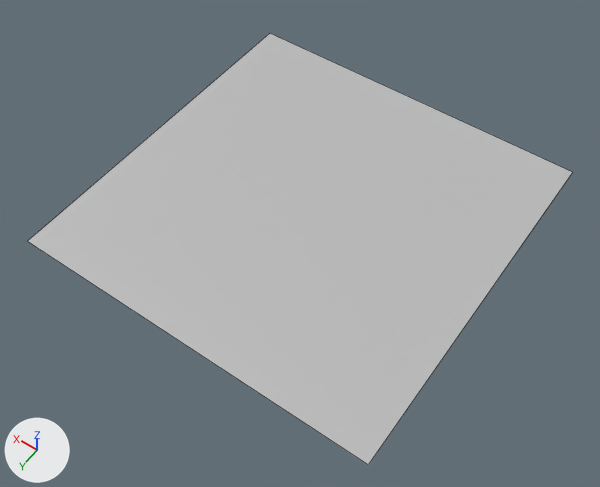
The FBX model Assets/Meshes/Q1.fbx as it was, and as the next commit left it.
Camera for both pictures: a 50 mm camera at (-14.31, 9.15, 12.95) aimed at (-8.56, 1.1, 0.3). The axes (+X, +Y, +Z) are drawn at lower left. The lights are the same throughout. Mesh edges are drawn as thin lines. Where no turn or scale is listed for an object, it has been applied to the vertices.

In view in the first picture: 'Floor1'.
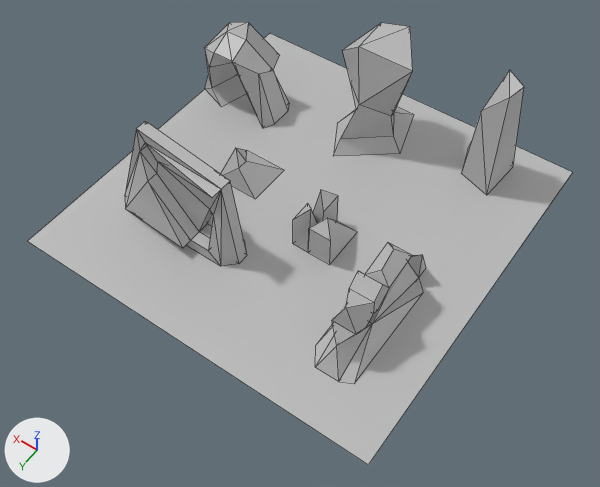
Pixel boxes (x1, y1, x2, y2) of what changed, in the pictures (600 x 487 px):
'obj1_col33_02', added: after (125, 121, 247, 266)
'obj2_col32_02', added: after (315, 243, 426, 384)
'obj5_col23_03', added: after (334, 23, 414, 156)
'obj4_col23_02', added: after (204, 22, 289, 128)
'obj6_13_02', added: after (461, 70, 524, 195)
'obj3_col11_02', added: after (293, 190, 357, 264)
'obj7_11_02', added: after (220, 148, 284, 199)

The change, as a list of edits to the scene's bpy script:
```text
Add me_mesh_007:
    me_mesh_007.from_pydata(...)  # 36 vertices, 45 faces; spans x -0.5..0.5, y -1.52..1.52, z 0.0..1.5
    me_mesh_007.materials.append(mat_lambert1)  # grey #bcbcbc
Add me_mesh_002:
    me_mesh_002.from_pydata(...)  # 19 vertices, 23 faces; spans x -0.81..0.81, y -1.06..1.06, z 0.0..2.45
    me_mesh_002.materials.append(mat_lambert1)  # grey #bcbcbc
Add me_mesh_006:
    me_mesh_006.from_pydata(...)  # 17 vertices, 18 faces; spans x -0.438..0.438, y -0.5..0.5, z 0.0..1.0
    me_mesh_006.materials.append(mat_lambert1)  # grey #bcbcbc
Add me_mesh_003:
    me_mesh_003.from_pydata(...)  # 32 vertices, 42 faces; spans x -1.0..1.0, y -0.5..0.5, z 0.0..2.0
    me_mesh_003.materials.append(mat_lambert1)  # grey #bcbcbc
Add me_mesh_005:
    me_mesh_005.from_pydata(...)  # 37 vertices, 55 faces; spans x -1.5..1.5, y -0.5..0.5, z 0.0..2.38
    me_mesh_005.materials.append(mat_lambert1)  # grey #bcbcbc
Add me_mesh_004:
    me_mesh_004.from_pydata([(-0.5, -0.5, 0.0), (0.0, 0.125, 0.5), (0.25, 0.125, 0.75), (0.5, -0.5, 0.0), (-0.5, 0.5, 0.0), (0.0, 0.375, 0.5), (0.5, 0.5, 0.0)], [], [(2, 1, 3), (1, 0, 3), (1, 5, 4, 0), (2, 5, 1), (3, 6, 2), (0, 4, 6, 3), (2, 6, 5), (5, 6, 4)])
    me_mesh_004.materials.append(mat_lambert1)  # grey #bcbcbc
Add me_mesh_001:
    me_mesh_001.from_pydata([(-0.32, 0.64, 0.0), (-0.4, -0.4, 0.0), (0.64, -0.32, 0.0), (-0.2, 0.4, 2.43), (-0.3, 0.05, 2.5), (0.17, -0.31, 2.43), (0.31, 0.31, 1.75), (0.4, 0.4, 0.0)], [], [(0, 1, 4, 3), (1, 5, 4), (1, 2, 5), (6, 7, 0), (0, 3, 6), (4, 5, 3), (5, 6, 3), (2, 7, 6, 5)])
    me_mesh_001.materials.append(mat_lambert1)  # grey #bcbcbc
Add ob_obj2_col32_02:
    ob_obj2_col32_02 = bpy.data.objects.new('obj2_col32_02', me_mesh_007)
    ob_obj2_col32_02.location = (-10.5, 1.5, 0.0)
Add ob_obj5_col23_03:
    ob_obj5_col23_03 = bpy.data.objects.new('obj5_col23_03', me_mesh_002)
    ob_obj5_col23_03.location = (-7.94, -2.5, 0.0)
Add ob_obj3_col11_02:
    ob_obj3_col11_02 = bpy.data.objects.new('obj3_col11_02', me_mesh_006)
    ob_obj3_col11_02.location = (-8.75, 0.5, 0.0)
Add ob_obj4_col23_02:
    ob_obj4_col23_02 = bpy.data.objects.new('obj4_col23_02', me_mesh_003)
    ob_obj4_col23_02.location = (-5.0, -1.75, 0.0)
Add ob_obj1_col33_02:
    ob_obj1_col33_02 = bpy.data.objects.new('obj1_col33_02', me_mesh_005)
    ob_obj1_col33_02.location = (-6.25, 2.0, 0.0)
Add ob_obj7_11_02:
    ob_obj7_11_02 = bpy.data.objects.new('obj7_11_02', me_mesh_004)
    ob_obj7_11_02.location = (-6.5, 0.0, 0.0)
Add ob_obj6_13_02:
    ob_obj6_13_02 = bpy.data.objects.new('obj6_13_02', me_mesh_001)
    ob_obj6_13_02.location = (-10.5, -3.0, 0.0)
```
